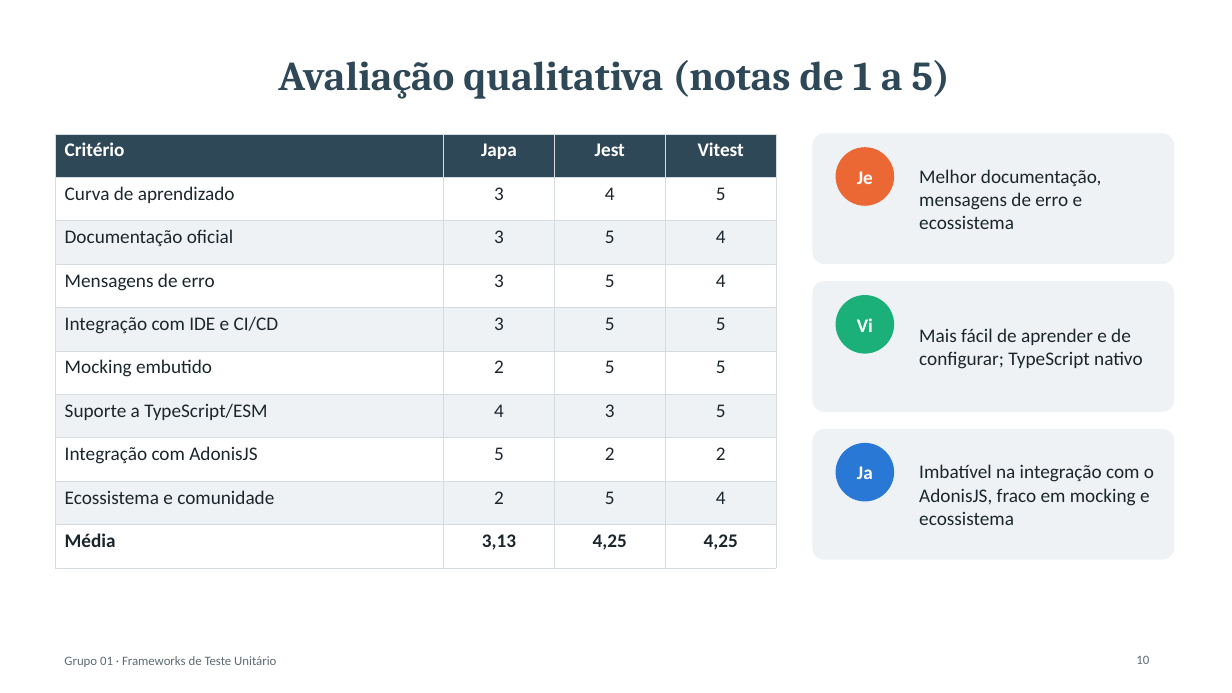
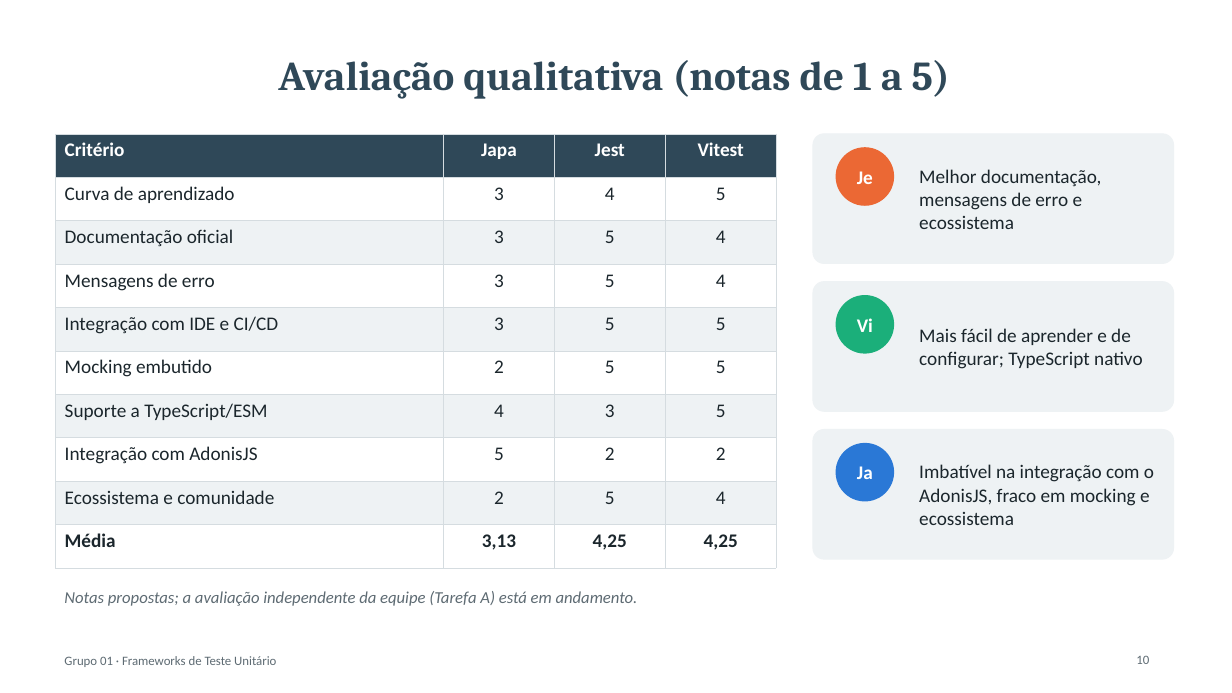
Before and after one commit to emanuuele/girls-chat-api, a slide deck: slide 10 of docs/benchmark/apresentacao.pptx. Drawn at 1232x693 pixels with LibreOffice and Linux fonts; fonts in the diff are those of the drawing. Boxes give left, top, right and bottom in pixels: in the first picture for what was removed or moved away, otherwise in the second. Text is boxed around its words. In the diff, an @@ line names an element or a change of style, - is before the commit and + after.

```diff
--- a/docs/benchmark/apresentacao.pptx
+++ b/docs/benchmark/apresentacao.pptx
@@ text added at (64,591,638,606), 13 pt, text #5E6B73, italic @@
+Notas propostas; a avaliação independente da equipe (Tarefa A) está em andamento.
```
Also in this commit, not shown: 11 other slides changed, 7 other files.
